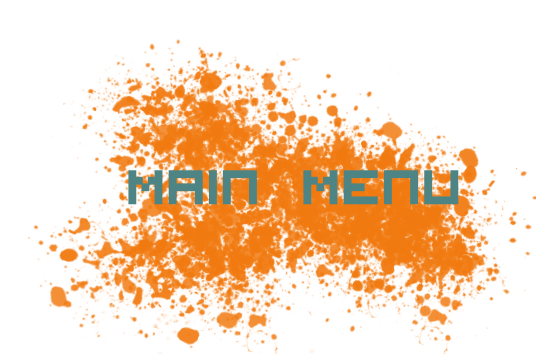
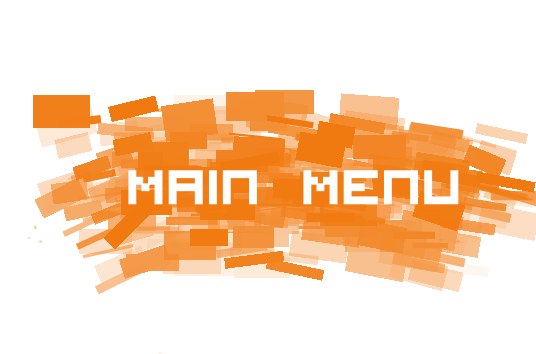
Comparing the layer stacks of the two 536×354 images. Changes:
painted on "Paint Layer 1" over box(33, 38, 536, 354)
